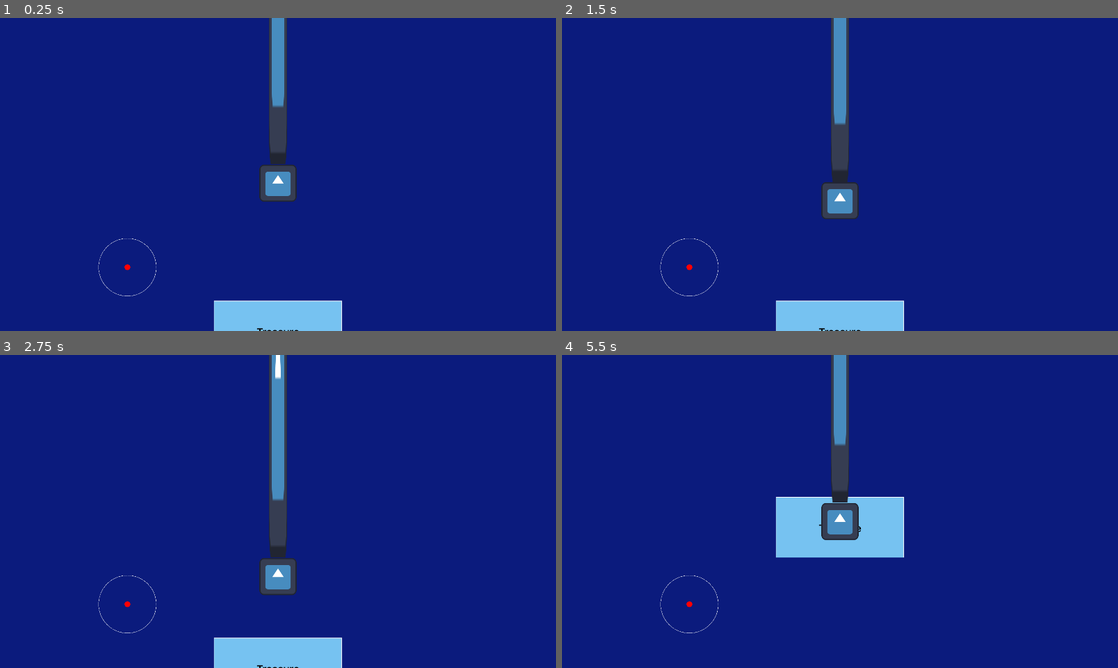
Above: before the commit, frames 1-4 (two rows, left to right).
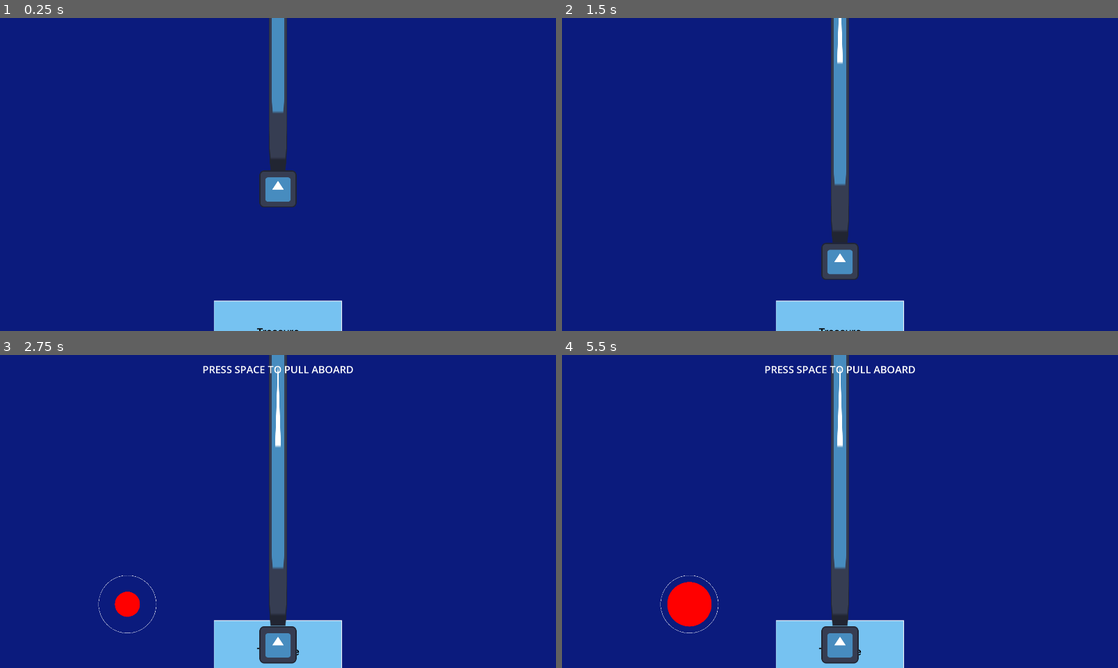
Above: after the commit, the same moments.

Repository: bmsheppard/spooky-szn-game
Game: Godot game, scene res://scenes/pickup_minigame.tscn
Two runs of this game, one before a commit and one after it. Both use one fixed random seed, a clock stepped at 60 frames per second and the inputs below. This scene is started directly instead of the project's main scene. The engine's default icon, where the game draws it, is replaced by a stand-in: a white triangle on a blue panel in a dark square.
Inputs (mouse positions are in pixels of both pictures, inside the frame that each line leads up to):
- Up to frame 1 (0.25 s): no input
- Up to frame 2 (1.5 s): move the mouse to (962, 158) at 0.52 s; hold Space (pull_treasure, bound only after the commit) 0.53-1.28 s; click (962, 158) at 0.67 s; move the mouse to (728, 190) at 1.27 s; click (728, 190) at 1.35 s
- Up to frame 3 (2.75 s): tap Space (pull_treasure, bound only after the commit) at 1.55, 2 s; move the mouse to (333, 442) at 2.02 s; hold Space (pull_treasure, bound only after the commit) from 2.03 s (still down); tap T (test_1) at 2.1 s; click (333, 442) at 2.17 s
- Up to frame 4 (5.5 s): move the mouse to (812, 574) at 2.77 s; release Space (pull_treasure, bound only after the commit) at 2.78 s; tap Y (test_2) at 2.85 s; click (812, 574) at 2.92 s; tap Space (pull_treasure, bound only after the commit) at 3.05, 3.5, 4.35, 5, 5.3 s; move the mouse to (1006, 558) at 3.52 s; hold Space (pull_treasure, bound only after the commit) 3.53-4.28 s; click (1006, 558) at 3.67 s; move the mouse to (673, 464) at 4.27 s; click (673, 464) at 4.42 s; move the mouse to (867, 511) at 5.02 s; press the mouse at (867, 511) at 5.03 s

The runs differ from the first frame. In frame 1, 0.7% of the frame differs, in the area x 17-54%, y 25-89%; in frame 2, 2.4%; in frame 3, 4.2%; in frame 4, 10%, in the area x 18-64%, y 3-100%.

Commit message:
treasure pickup minigame

Diff:
--- a/project.godot
+++ b/project.godot
@@ -50,6 +50,11 @@
 "events": [Object(InputEventMouseButton,"resource_local_to_scene":false,"resource_name":"","device":-1,"window_id":0,"a …(253 unchanged characters)…
 ]
 }
+pull_treasure={
+"deadzone": 0.5,
+"events": [Object(InputEventKey,"resource_local_to_scene":false,"resource_name":"","device":0,"window_id":0,"alt_pressed":false,"shift_pressed":false,"ctrl_pressed":false,"meta_pressed":false,"pressed":false,"keycode":0,"physical_keycode":32,"key_label":0,"unicode":0,"location":0,"echo":false,"script":null)
+]
+}
 
 [layer_names]
 
--- a/scenes/pickup_minigame.tscn
+++ b/scenes/pickup_minigame.tscn
@@ -13,6 +13,9 @@
 size = Vector2(443, 212)
 
 [sub_resource type="RectangleShape2D" id="RectangleShape2D_gob24"]
+
+[sub_resource type="LabelSettings" id="LabelSettings_amxkl"]
+font_size = 35
 
 [node name="pickup_minigame" type="Node2D"]
 z_index = 20
@@ -62,10 +65,26 @@
 [node name="CollisionShape2D" type="CollisionShape2D" parent="target_area"]
 shape = SubResource("RectangleShape2D_gob24")
 
-[node name="CanvasLayer" type="CanvasLayer" parent="."]
+[node name="temp_gui" type="CanvasLayer" parent="."]
+visible = false
 
-[node name="Node2D" type="Node2D" parent="CanvasLayer"]
+[node name="pull_strength" type="Node2D" parent="temp_gui"]
 script = ExtResource("6_g2uw5")
+
+[node name="instructions" type="Label" parent="temp_gui"]
+custom_minimum_size = Vector2(0, 100)
+anchors_preset = 5
+anchor_left = 0.5
+anchor_right = 0.5
+offset_left = -119.5
+offset_right = 119.5
+offset_bottom = 100.0
+grow_horizontal = 2
+text = "Press Space to pull aboard"
+label_settings = SubResource("LabelSettings_amxkl")
+horizontal_alignment = 1
+vertical_alignment = 1
+uppercase = true
 
 [connection signal="area_entered" from="treasure" to="treasure" method="_on_area_entered"]
 [connection signal="area_entered" from="target_area" to="target_area" method="_on_area_entered"]
--- a/scripts/claw.gd
+++ b/scripts/claw.gd
@@ -1,24 +1,32 @@
 extends Node2D
+
 @onready var target_area = $"../target_area/CollisionShape2D"
 @onready var hook_col_shape = $hook/CollisionShape2D
 @onready var treasure = $"../treasure"
+@onready var pull_strength = $"../temp_gui/pull_strength"
+@onready var instructions = $"../temp_gui/instructions"
 
 func _ready():
 	var center = get_viewport_rect().size / 2
 	position = Vector2(center.x, center.y)
+	SignalBus.reel_pull.connect(_handle_reel_pull)
 
 # Called every frame. 'delta' is the elapsed time since the previous frame.
 func _process(delta):
-	if Input.is_key_pressed(KEY_SPACE):
-		if treasure.attached:
-			position.y -= 40
-		else:
-			position.y += 0.01
+	if treasure.attached:
+		position.y += 100*delta
 	else:
-		position.y += 2
-
+		position.y += 200*delta
 	position.y = clamp(
 		position.y,
 		target_area.shape.size.y / 2,
 		get_viewport_rect().size.y - hook_col_shape.shape.size.y*4
 	)
+
+func _handle_reel_pull():
+	if treasure.attached:
+		position.y -= 100 * (pull_strength.size/pull_strength.MAX_SIZE)
+		pull_strength.set_size(0)
+
+		if instructions.visible:
+			instructions.visible = false
--- a/scripts/pull_strength.gd
+++ b/scripts/pull_strength.gd
@@ -2,7 +2,13 @@
 
 var size = 10
 const MAX_SIZE = 100
-const PERFECT_PULL = MAX_SIZE - 30
+const PERFECT_PULL = MAX_SIZE - 20
+
+func _process(delta):
+	size += delta * 200
+	if size >= MAX_SIZE:
+		size = 0
+	queue_redraw()
 
 func _draw():
 	var viewport = get_viewport_rect().size
@@ -14,3 +20,6 @@
 		draw_circle(pos, size, Color.GREEN)
 	else:
 		draw_circle(pos, size, Color.RED)
+
+func set_size(new_size):
+	size = new_size
--- a/scripts/root.gd
+++ b/scripts/root.gd
@@ -26,3 +26,5 @@
 func _input(event):
 	if event is InputEventMouseMotion and periscope_active:
 		SignalBus.set_periscope_angle.emit(event.relative.x)
+	if event.is_action_pressed("pull_treasure"):
+		SignalBus.reel_pull.emit()
--- a/scripts/signal_bus.gd
+++ b/scripts/signal_bus.gd
@@ -2,3 +2,4 @@
 
 signal restart_main_game
 signal set_periscope_angle
+signal reel_pull
--- a/scripts/treasure.gd
+++ b/scripts/treasure.gd
@@ -2,6 +2,7 @@
 
 @onready var hook = $"../claw/hook"
 @onready var collision_shape_2d = $"../claw/hook/CollisionShape2D"
+@onready var temp_gui = $"../temp_gui"
 
 var attached = false
 
@@ -14,4 +15,5 @@
 		global_position = hook.global_position + Vector2.DOWN * collision_shape_2d.shape.size.y
 
 func _on_area_entered(area):
+	temp_gui.visible = true
 	attached = true
Not shown: 1 places in scenes/pickup_minigame.tscn that only renumber resources
